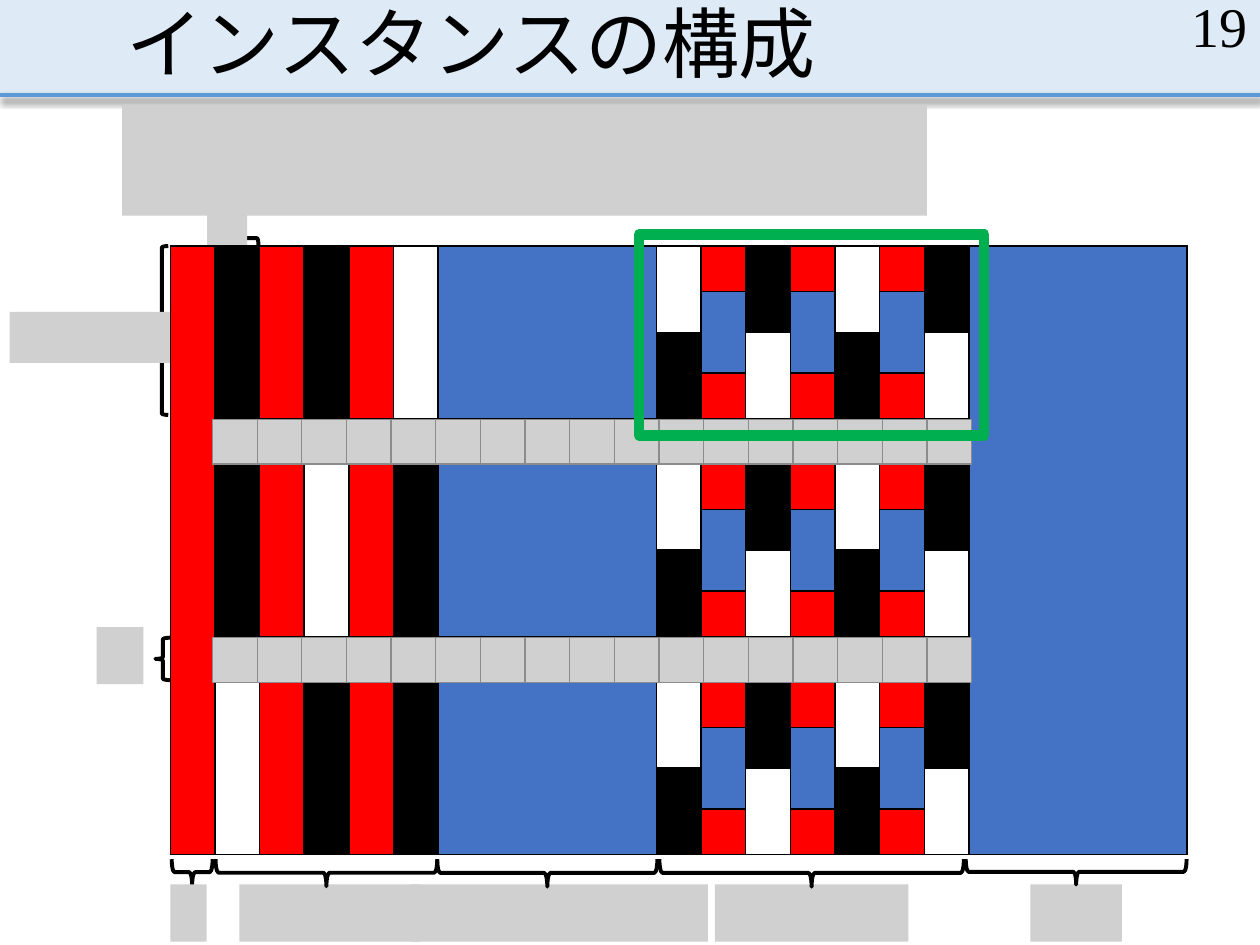
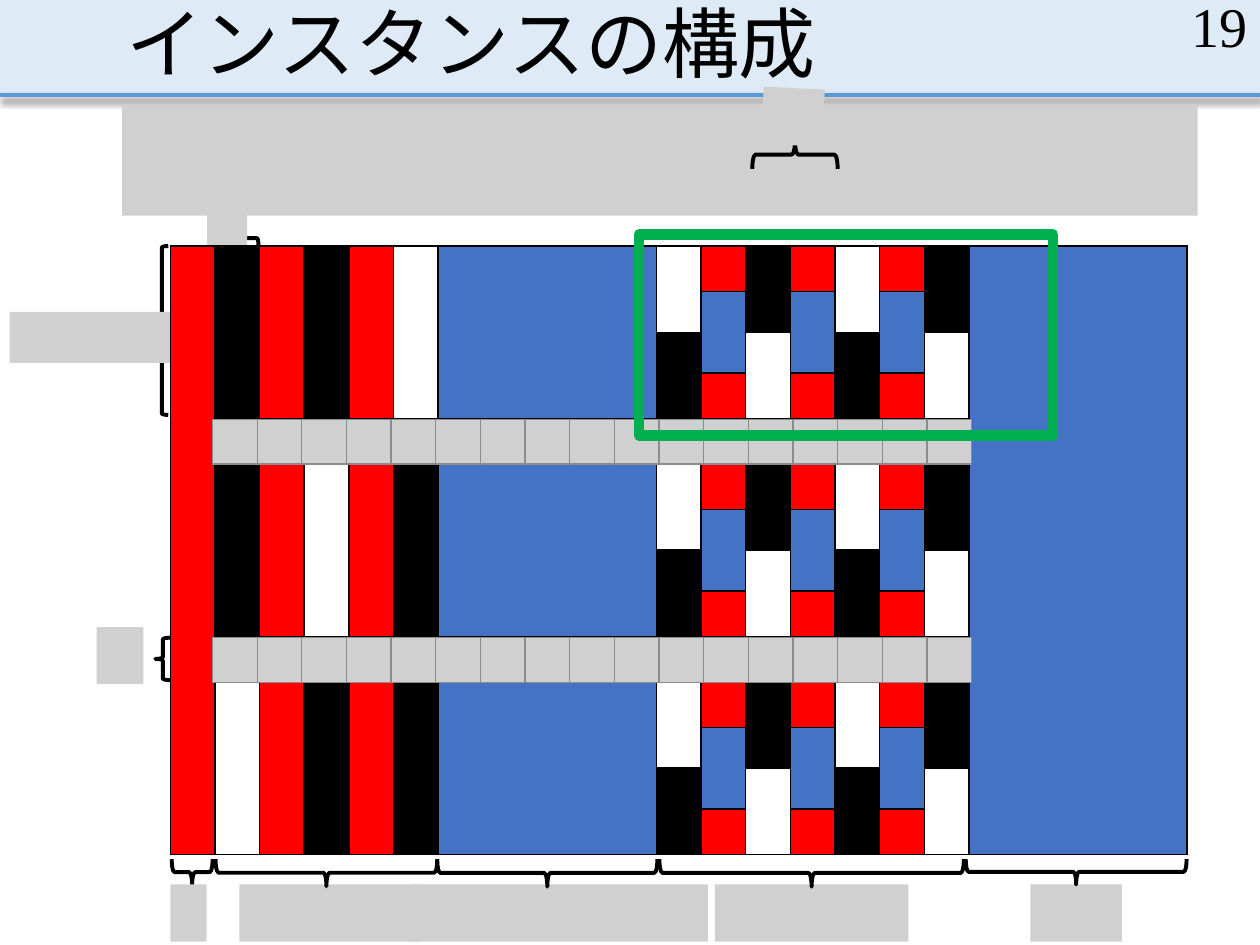
Before and after one commit to MasayaOda/SR, a slide deck: slide 19 of 190513oda.pptx. Drawn at 1260x945 pixels with LibreOffice and Linux fonts; fonts in the diff are those of the drawing; grey boxes stand for pictures. Boxes give left, top, right and bottom in pixels: in the first picture for what was removed or moved away, otherwise in the second. Text is boxed around its words. In the diff, an @@ line names an element or a change of style, - is before the commit and + after.

```diff
--- a/190513oda.pptx
+++ b/190513oda.pptx
@@ picture added at (761,87,824,146) @@
@@ picture: place and size @@
-picture at (122,105,927,215)
+picture at (122,105,1198,215)
@@ left brace added at (753,140,839,169), outline #000000 2.25 pt @@
@@ rectangle: place and size @@
-rectangle at (639,234,984,436)
+rectangle at (639,234,1053,436)
```
Also in this commit, not shown: 11 other slides changed.
